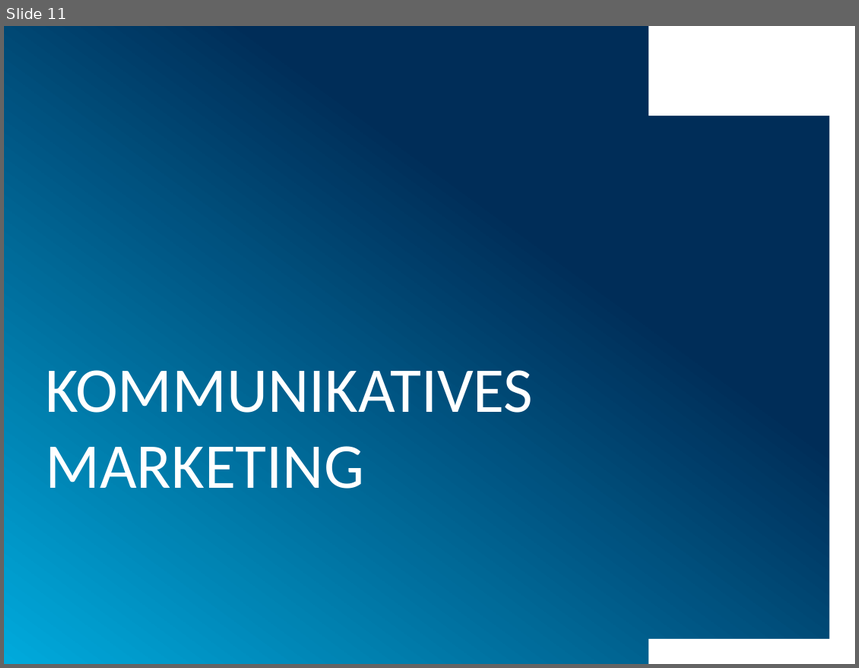
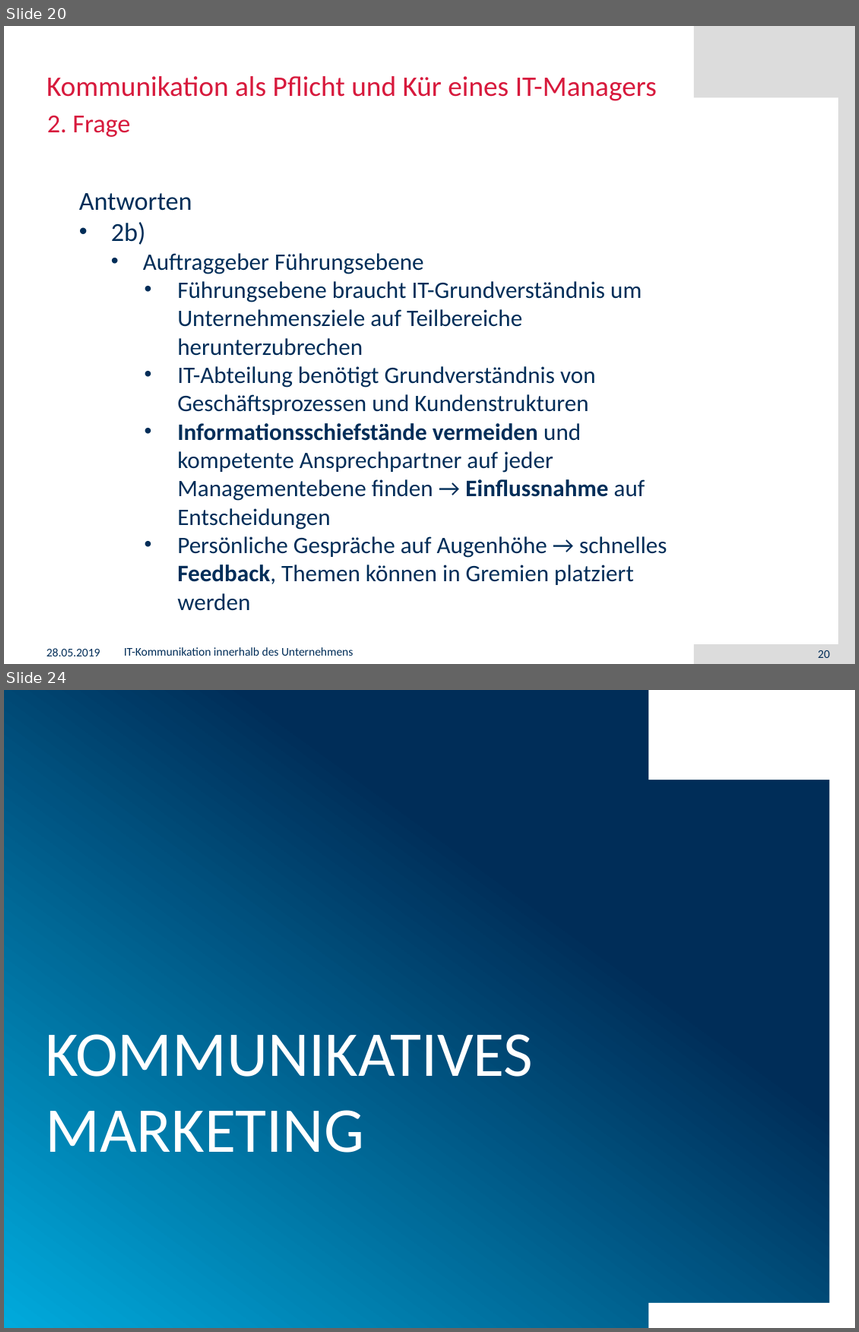
Before and after one commit to muensto/itm_vortrag_1233, a slide deck: 20190528.pptx. Shown one above the other, each under a label of ours: slide 11 before the commit, slides 20 and 24 after it; the slides between them are not shown. The pictures are 859x668 and 859x1332 pixels, drawn with LibreOffice and Linux fonts; fonts in the diff are those of the drawing; background and template pictures are left out. Boxes give left, top, right and bottom in pixels: in the first picture for what was removed or moved away, otherwise in the second. Text is boxed around its words. In the diff, an @@ line names an element or a change of style, - is before the commit and + after.

```diff
--- a/20190528.pptx
+++ b/20190528.pptx
@@ slide 20 added at (4,26,855,664), background #FFFFFF @@
@@ rectangle added at (694,26,855,97), fill #DCDCDC @@
@@ rectangle added at (839,26,855,659), fill #DCDCDC @@
@@ title added at (47,76,657,101), 24 pt, text #D7193C @@
+Kommunikation als Pflicht und Kür eines IT-Managers
@@ text added at (47,115,130,137), 22 pt, text #D7193C @@
+2. Frage
@@ text added at (79,193,667,611), 20 pt, text #002D58 @@
+Antworten
+• 2b)
+  • Auftraggeber Führungsebene
+    • Führungsebene braucht IT-Grundverständnis um Unternehmensziele auf Teilbereiche herunterzubrechen
+    • IT-Abteilung benötigt Grundverständnis von Geschäftsprozessen und Kundenstrukturen
+    • Informationsschiefstände vermeiden und kompetente Ansprechpartner auf jeder Managementebene finden → Einflussnahme auf Entscheidungen
+    • Persönliche Gespräche auf Augenhöhe → schnelles Feedback, Themen können in Gremien platziert werden
@@ text added at (47,648,101,657), 10 pt, text #002D58 @@
+28.05.2019
@@ text added at (124,648,353,656), 10 pt, text #002D58 @@
+IT-Kommunikation innerhalb des Unternehmens
@@ rectangle added at (694,645,855,664), fill #DCDCDC @@
@@ page number added at (818,651,830,658), 10 pt, text #002D58 @@
+20
@@ what was slide 11 is now slide 24 @@
```
Also in this commit, not shown: 2 slides changed, 12 other slides added.
